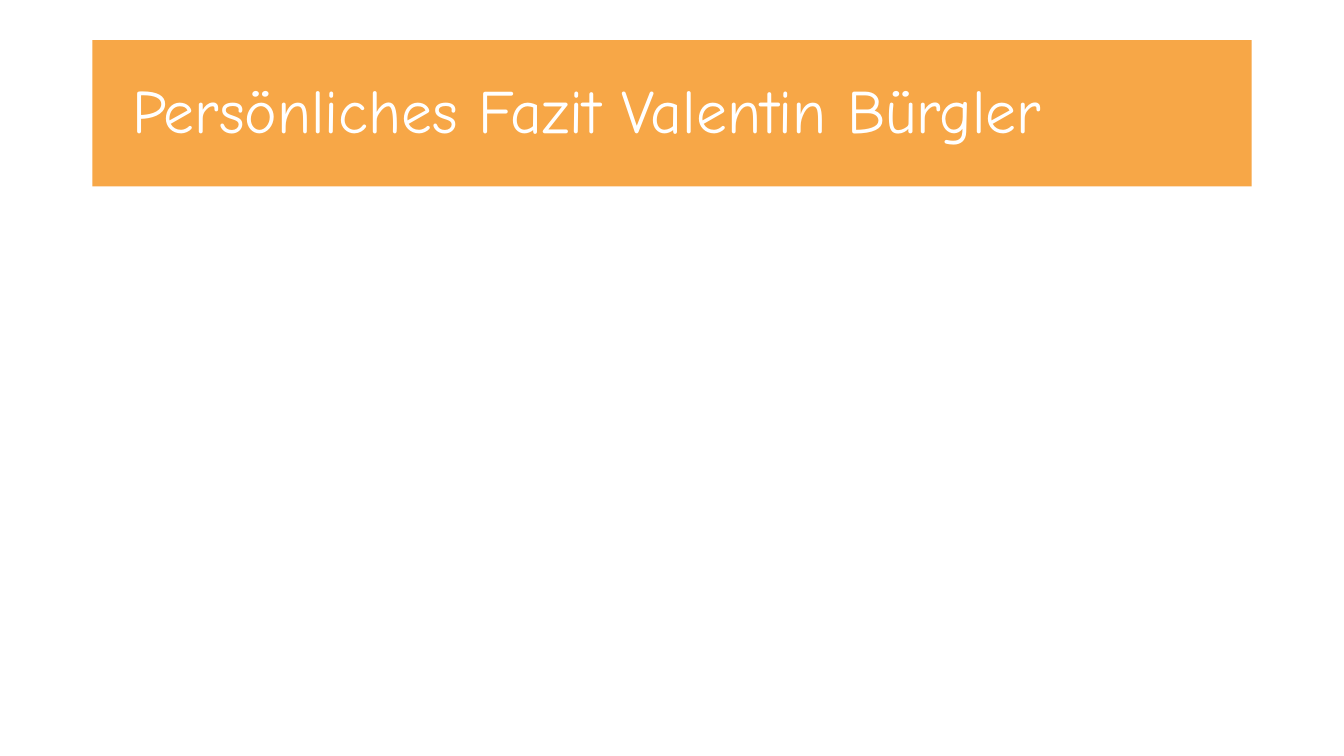
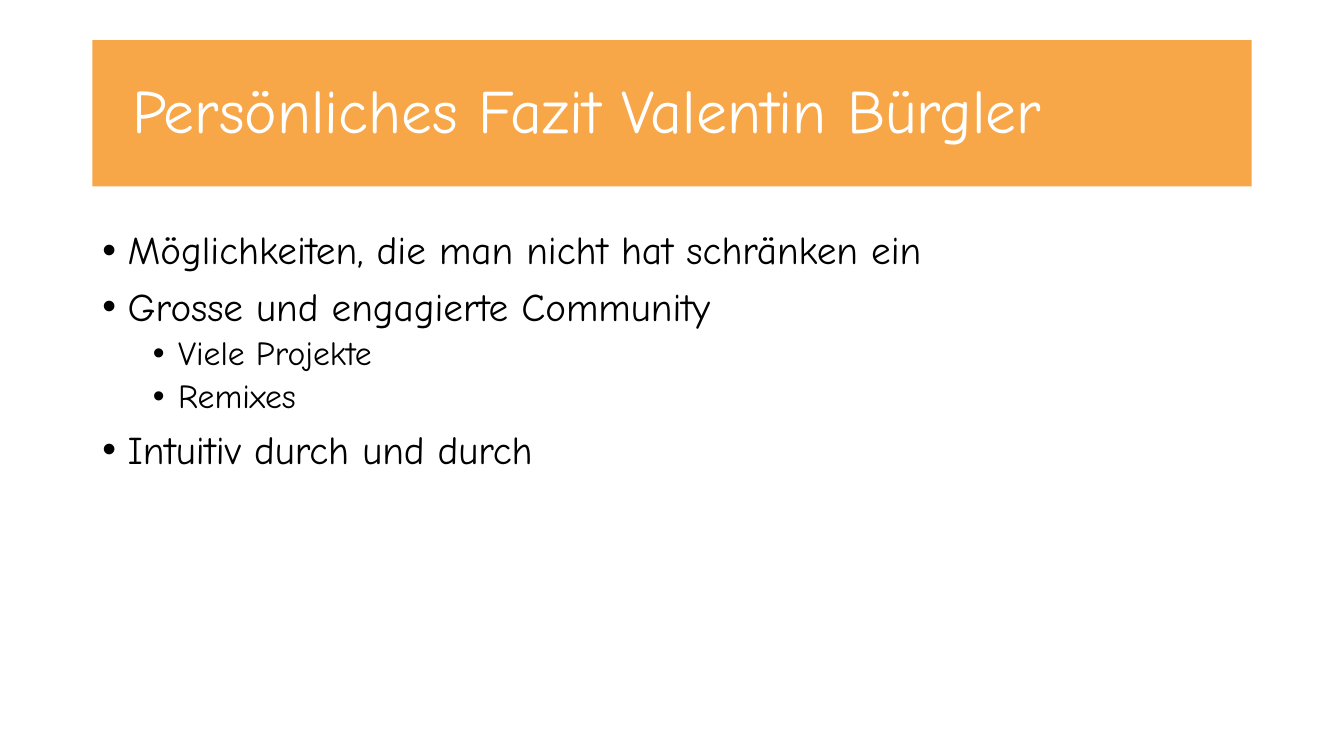
Before and after one commit to UncleBench/PCP-Projekt, a slide deck: slide 9 of Praesentation.pptx. Drawn at 1344x756 pixels with LibreOffice and Linux fonts; fonts in the diff are those of the drawing. Boxes give left, top, right and bottom in pixels: in the first picture for what was removed or moved away, otherwise in the second. Text is boxed around its words. In the diff, an @@ line names an element or a change of style, - is before the commit and + after.

```diff
--- a/Praesentation.pptx
+++ b/Praesentation.pptx
@@ text added at <box>128,237,921,465</box>, 28 pt, text #000000 @@
+• Möglichkeiten, die man nicht hat schränken ein
+• Grosse und engagierte Community
+  • Viele Projekte
+  • Remixes
+• Intuitiv durch und durch
```
Also in this commit, not shown: 1 other slide changed.
